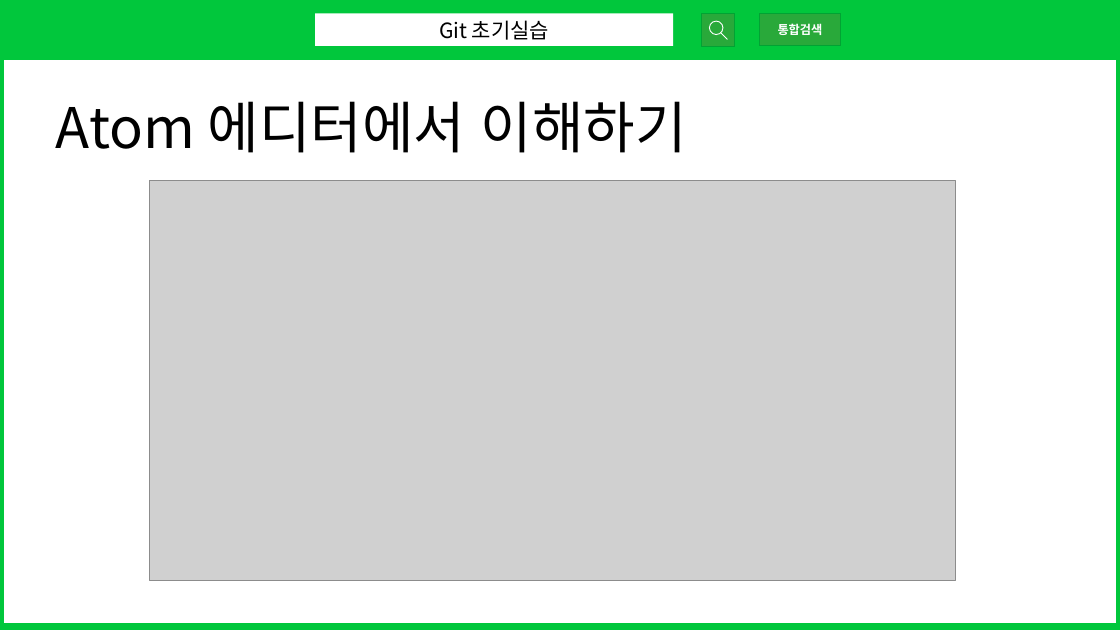
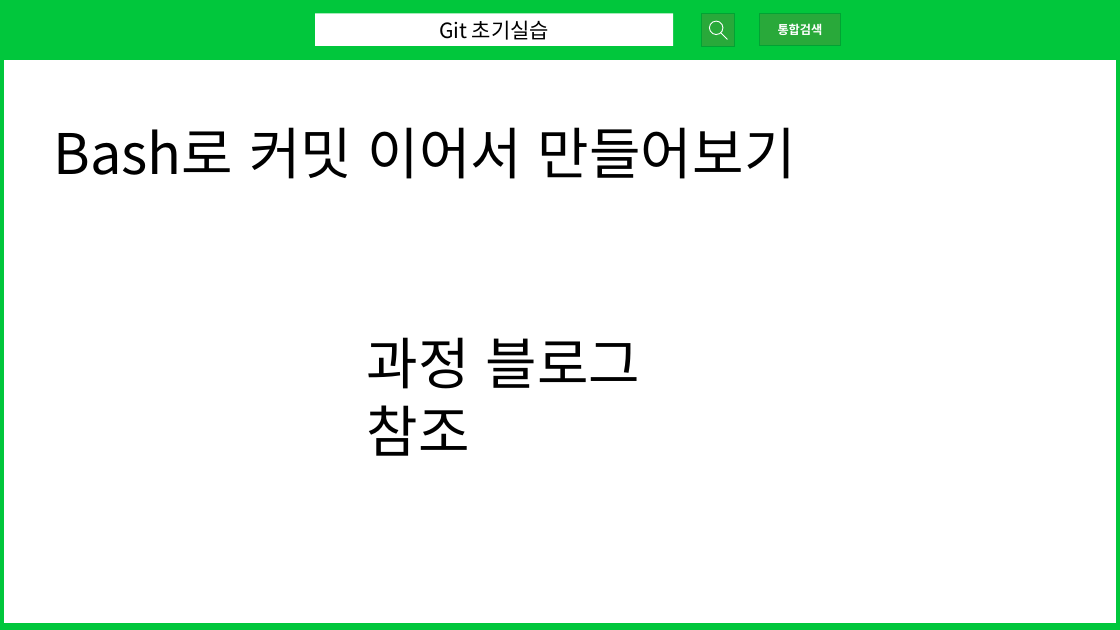
Before and after one commit to yukyung841/git_github_training, a slide deck: slide 16 of docs/git-seminar-pt.pptx (slide 21 before the commit). Drawn at 1120x630 pixels with LibreOffice and Linux fonts; fonts in the diff are those of the drawing; grey boxes stand for pictures. Boxes give left, top, right and bottom in pixels: in the first picture for what was removed or moved away, otherwise in the second. Text is boxed around its words. In the diff, an @@ line names an element or a change of style, - is before the commit and + after.

```diff
--- a/docs/git-seminar-pt.pptx
+++ b/docs/git-seminar-pt.pptx
@@ text at box(53, 127, 796, 179): text changed @@
-Atom 에디터에서 이해하기
+Bash로 커밋 이어서 만들어보기
@@ picture removed at box(150, 181, 955, 581) @@
@@ text added at box(367, 337, 641, 456), 48 pt, text #000000 @@
+과정 블로그 참조
```
Also in this commit, not shown: 4 other slides changed, 2 slides added, 1 slide removed, 13 other files.
